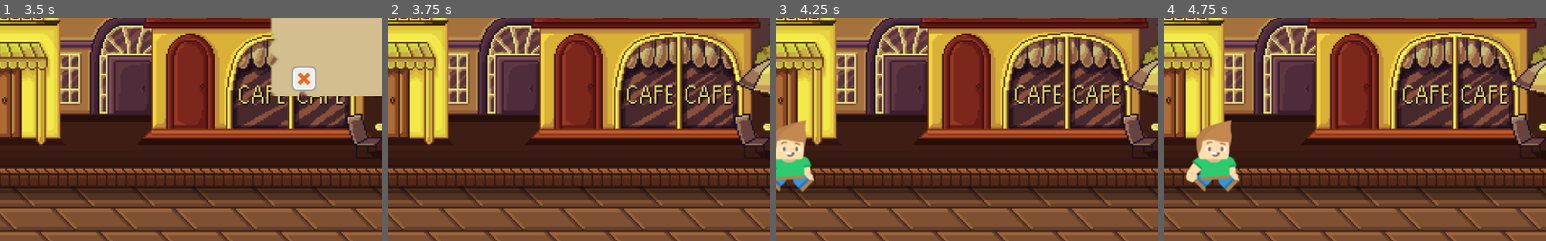
Above: before the commit, frames 1-4 (left to right).
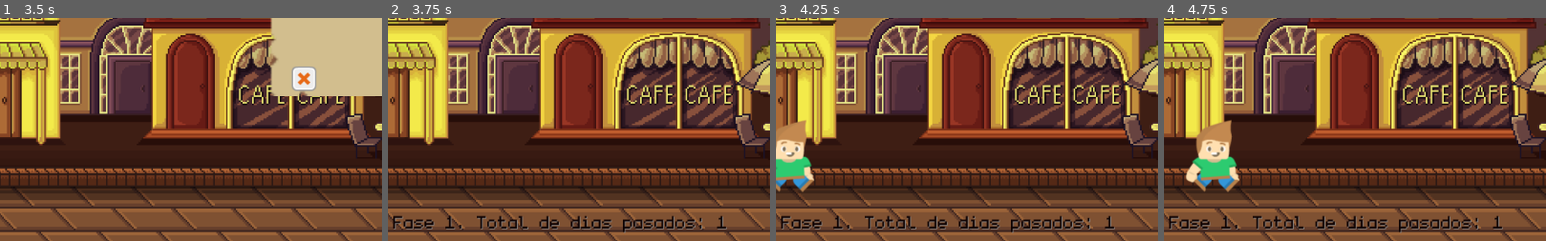
Above: after the commit, the same moments.

Repository: compumundohipermegaredUNQ/SimCovid-21
Game: Godot game, scene res://Main.tscn
The game is run twice, just before and just after one commit, with the same random seed, the same clock (stepped at 60 frames per second) and the same inputs.
Inputs (mouse positions are % of the whole screen's width and height, from its top left):
- Up to frame 1 (3.5 s): click (58, 61) at 0.5 s; click (40, 61) at 1.25 s; click (58, 61) at 2 s; click (40, 61) at 2.75 s
- Up to frame 2 (3.75 s): click (58, 61) at 3.5 s
- Up to frame 3 (4.25 s): no input
- Up to frame 4 (4.75 s): no input
The pictures show only the part of the screen within x 0-50%, y 48-98%; the shares and areas given below are measured in that part.

Frame 1 is identical in both runs. In frame 2, 2.2% of the frame differs, in the area x 1-89%, y 88-97%; in frame 3, 2.2%; in frame 4, 2.2%.

Commit message:
Solucion de quincena

Diff:
--- a/Main.tscn
+++ b/Main.tscn
@@ -41,6 +41,7 @@
 __meta__ = {
 "_editor_description_": ""
 }
+seconds_per_day = 15.0
 
 [node name="Background" type="Control" parent="."]
 anchor_right = 1.011
@@ -84,7 +85,7 @@
 [node name="HealthBarGroup" parent="." instance=ExtResource( 3 )]
 
 [node name="Clock" parent="." instance=ExtResource( 4 )]
-seconds_per_day = 5.0
+seconds_per_day = 1.0
 
 [node name="DeckOfCards" parent="." instance=ExtResource( 5 )]
 position = Vector2( 524, 260 )
--- a/src/Card/Card.gd
+++ b/src/Card/Card.gd
@@ -45,7 +45,7 @@
 	queue_free()
 
 func feedback() -> void:
-	if card_type != "Introduccion":
+	if card_type != "Introduccion" && card_type != "RoundResume" :
 		actual_bar = bar_group.get_child(scene_numbers_bars[card_type])
 	if actual_bar:
 		actual_bar.change_textlabel()
--- a/src/Card/CardsDatabase.gd
+++ b/src/Card/CardsDatabase.gd
@@ -6,6 +6,7 @@
 #[0.0, 0.0, 0.0, 0.0]
 
 var firstRound = true
+var initial_deck_empty
 var current_deck
 var current_used_deck
 var main
@@ -163,6 +164,7 @@
 #Deck inicial para quincena
 func set_initial_deck(optionalContent):
 	current_deck = INITIAL_DECK.duplicate()
+	initial_deck_empty = false
 	var card
 	if firstRound:
 		card = _get_card_instance_from_info('Introduccion', INFO_DECK['Introduccion'])
@@ -181,10 +183,12 @@
 	var card_type = _get_deck().keys().front()
 	var card = _get_card_instance_from_info(card_type, _get_deck()[card_type])
 	_get_deck().erase(card_type)
+	if _get_deck().keys().empty():
+		initial_deck_empty = true
 	return card
 
 func has_more_initial_cards():
-	return !_get_deck().keys().empty()
+	return ! initial_deck_empty
 
 # Retorna una carta random de un tipo de carta random.
 func get_random_card_and_type():
--- a/src/Clock/Clock.gd
+++ b/src/Clock/Clock.gd
@@ -1,6 +1,7 @@
 extends Node2D
 
 onready var clock_label = $ClockLabel
+onready var fase_label = $FaseLabel
 
 export (float) var seconds_per_day = 5
 
@@ -8,6 +9,7 @@
 var hour_count = 0
 var hours_per_second
 var pedestrian_spawner
+var round_num = 1
 
 signal day_change
 signal speed_updated
@@ -36,10 +38,13 @@
 	hour_count += hours_per_second
 	if (hour_count > 24):
 		emit_signal("day_change")
-		day_count += 1
-		if(day_count == 15):
+		if(day_count == 14):
 			emit_signal("quincena")
-		hour_count -= 24
+			day_count = 1
+			hour_count = 0
+		else:
+			day_count += 1
+			hour_count -= 24
 	morningCard()
 	emit_sunrise_or_nightfall()
 	_do_update()
@@ -53,8 +58,19 @@
 		emit_signal("begin_nightfall")
 
 func _do_update():
-	var text = str("Dia ", day_count, ": ", hour_count, ":00hs")
-	clock_label.set_text(text)
+	var clockText = str("Dia ", day_count, ": ", hour_count, ":00hs")
+	var faseText = str("Fase ", round_num, ". Total de dias pasados: ", get_total_day_count())
+	fase_label.set_text(faseText)
+	clock_label.set_text(clockText)
+
+func get_total_day_count():
+	if (round_num == 1):
+		return day_count
+	else:
+		return 15 * (round_num -1) + day_count
+
+func set_round(roundNum:int):
+	round_num = roundNum
 
 func restart_game():
 	day_count = 1
--- a/src/Clock/Clock.tscn
+++ b/src/Clock/Clock.tscn
@@ -13,6 +13,7 @@
 seconds_per_day = 2.0
 
 [node name="ClockLabel" type="RichTextLabel" parent="."]
+show_behind_parent = true
 margin_left = 9.0
 margin_top = 7.0
 margin_right = 229.0
@@ -23,3 +24,16 @@
 __meta__ = {
 "_edit_use_anchors_": false
 }
+
+[node name="FaseLabel" type="RichTextLabel" parent="."]
+show_behind_parent = true
+margin_left = 7.0
+margin_top = 543.0
+margin_right = 482.0
+margin_bottom = 583.0
+custom_fonts/normal_font = SubResource( 1 )
+custom_colors/default_color = Color( 0.0627451, 0.0117647, 0.0117647, 1 )
+custom_colors/font_color_shadow = Color( 0.541176, 0.537255, 0.537255, 1 )
+__meta__ = {
+"_edit_use_anchors_": false
+}
--- a/src/DeckOfCards/DeckOfCards.gd
+++ b/src/DeckOfCards/DeckOfCards.gd
@@ -35,11 +35,11 @@
 	multipliers.Social = clamp(multipliers.Social, -0.3, 0.3)
 	if ! local_deck.empty():
 		parent.add_child(local_deck.front())
+	elif CardsDatabaseDeck.has_more_initial_cards():
+		get_next_initial_card()
 	elif game_started:
 		parent.set_multipliers(multipliers)
 		main_timer.start()
-	elif CardsDatabaseDeck.has_more_initial_cards():
-		get_next_initial_card()
 	else:
 		game_started = true
 		parent._startGame(multipliers)
@@ -79,5 +79,4 @@
 	add_to_local_deck(card)
 
 func restart_round():
-	game_started = false
 	parent.restart_round(multipliers)
--- a/src/Main.gd
+++ b/src/Main.gd
@@ -5,6 +5,7 @@
 onready var clock = $Clock
 onready var pedestrian_spawner = $PedestrianSpawner
 onready var background = $Background
+export (float) var seconds_per_day = 15
 var round_number= 1
 
 func _ready():
@@ -18,7 +19,7 @@
 	# Esto eventualmente se elegirá desde el menú antes de arrancar
 	pedestrian_spawner.initialize(timer, self)
 	healt_bar_group.initialize(timer, clock, multipliers, pedestrian_spawner)
-	clock.set_seconds_per_day(15)
+	clock.set_seconds_per_day(seconds_per_day)
 
 func set_multipliers(multipliers):
 	healt_bar_group.set_multipliers(multipliers)
@@ -28,6 +29,7 @@
 
 func restart_round(multipliers):
 	round_number += 1
+	clock.set_round(round_number)
 	var consequence = 0.1 * round_number
 	var consequence_multipliers = {
 		'Cultural': multipliers.Cultural * consequence,
